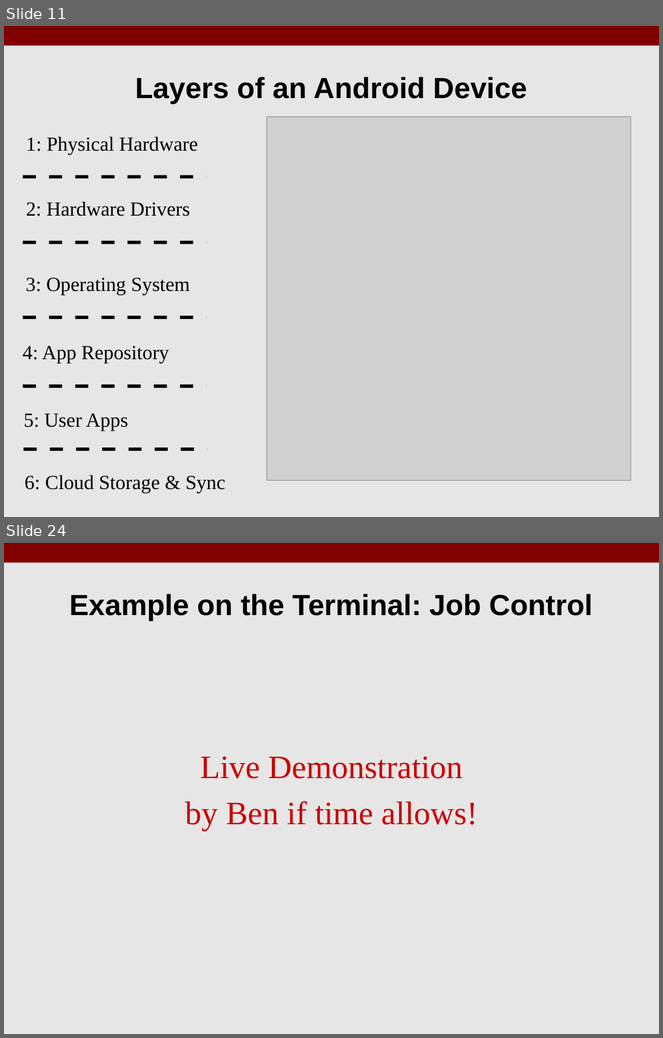
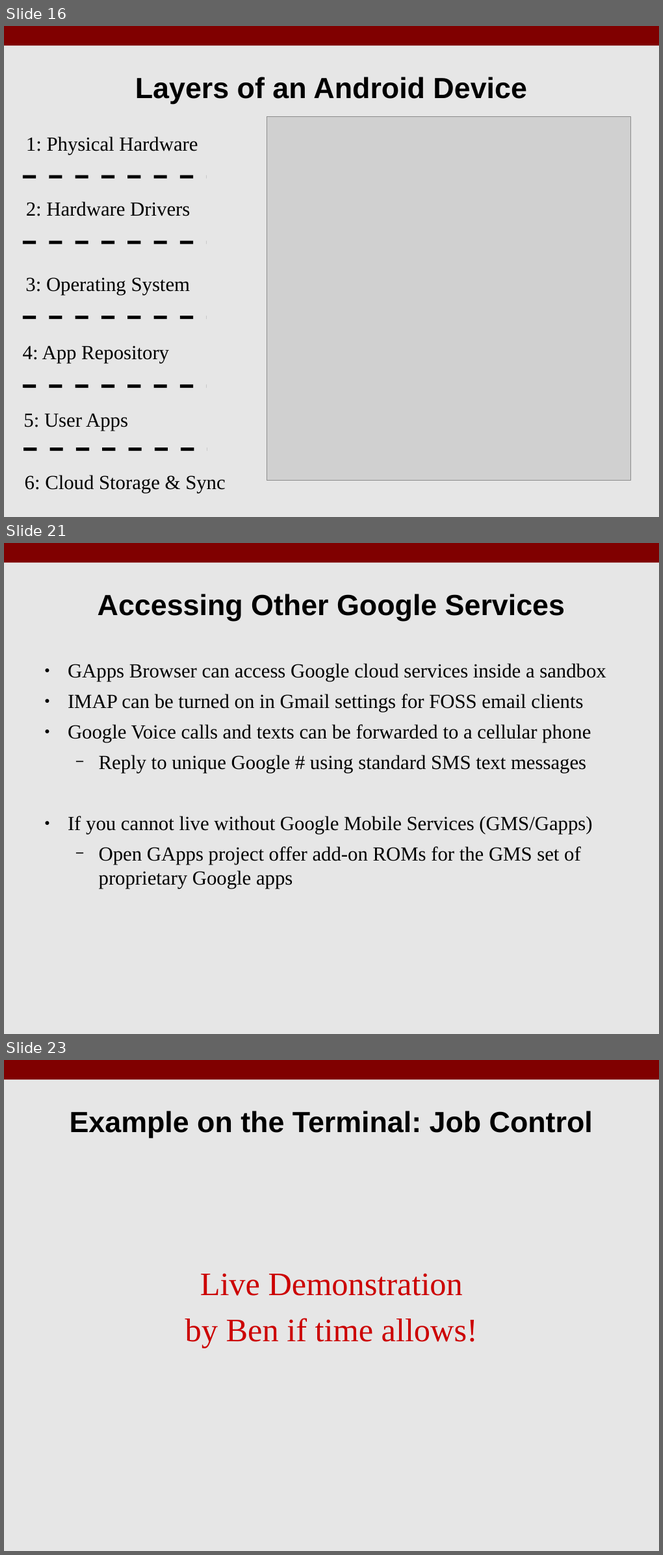
Before and after one commit to benroose/presentations, a slide deck: android_talk/KLF17_Android_Open_Source.odp. Shown one above the other, each under a label of ours: slides 11 and 24 before the commit, slides 16, 21 and 23 after it; the slides between them are not shown. The pictures are 663x1038 and 663x1555 pixels, drawn with LibreOffice and Linux fonts; fonts in the diff are those of the drawing; grey boxes stand for pictures. Boxes give left, top, right and bottom in pixels: in the first picture for what was removed or moved away, otherwise in the second. Text is boxed around its words. In the diff, an @@ line names an element or a change of style, - is before the commit and + after.

```diff
--- a/android_talk/KLF17_Android_Open_Source.odp
+++ b/android_talk/KLF17_Android_Open_Source.odp
@@ slide 21 added at [4,543,659,1034], background #E6E6E6; not listed: 1 template element that a slide beside it also shows @@
@@ title added at [98,594,565,621], 32 pt, text #000000, bold @@
+Accessing Other Google Services
@@ text added at [68,663,607,889], 22 pt, text #000000 @@
+● GApps Browser can access Google cloud services inside a sandbox
+● IMAP can be turned on in Gmail settings for FOSS email clients
+● Google Voice calls and texts can be forwarded to a cellular phone
+  − Reply to unique Google # using standard SMS text messages
+● If you cannot live without Google Mobile Services (GMS/Gapps)
+  − Open GApps project offer add-on ROMs for the GMS set of proprietary Google apps
@@ what was slide 11 is now slide 16 @@
@@ what was slide 24 is now slide 23 @@
```
Also in this commit, not shown: 6 slides changed, 7 other slides added, 10 slides removed, 18 other files.
